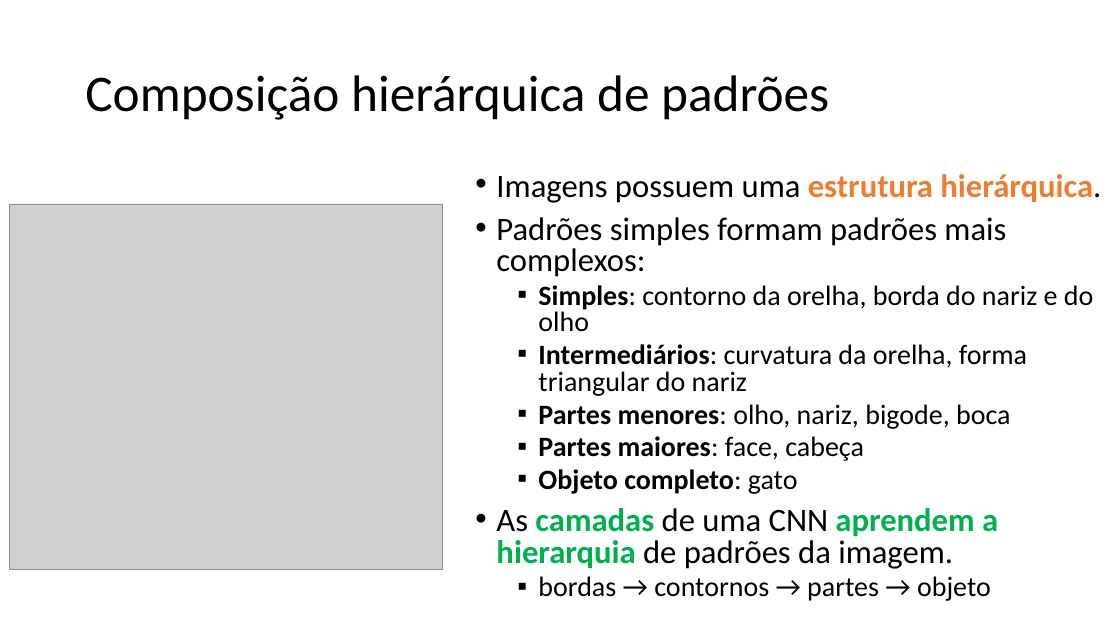
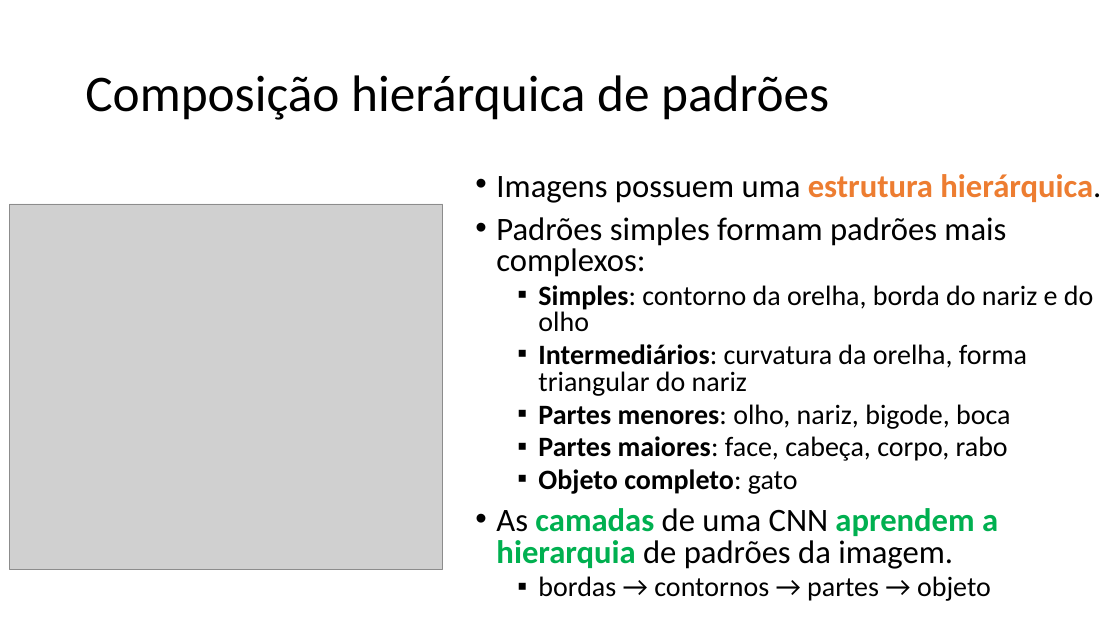
Before and after one commit to zz4fap/c24_inteligencia_artificial, a slide deck: slide 19 of slides/C24_CNN.pptx. Drawn at 1120x630 pixels with LibreOffice and Linux fonts; fonts in the diff are those of the drawing; grey boxes stand for pictures. Boxes give left, top, right and bottom in pixels: in the first picture for what was removed or moved away, otherwise in the second. Text is boxed around its words. In the diff, an @@ line names an element or a change of style, - is before the commit and + after.

```diff
--- a/slides/C24_CNN.pptx
+++ b/slides/C24_CNN.pptx
@@ text at (538,436,1008,461): text changed; bold off @@
-  ▪ Partes maiores: face, cabeça
+  ▪ Partes maiores: face, cabeça, corpo, rabo
```
Also in this commit, not shown: 7 other slides changed.
